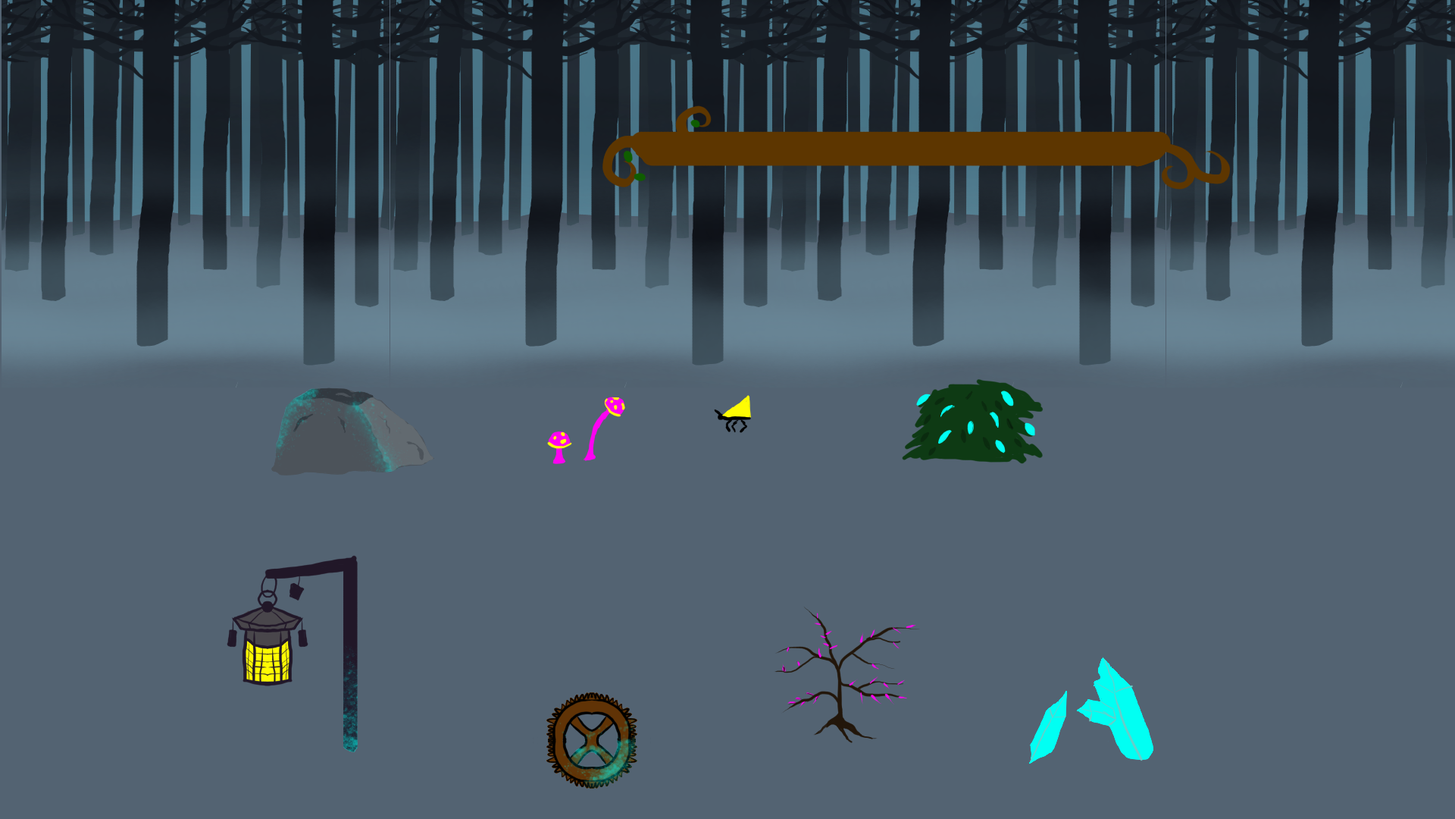
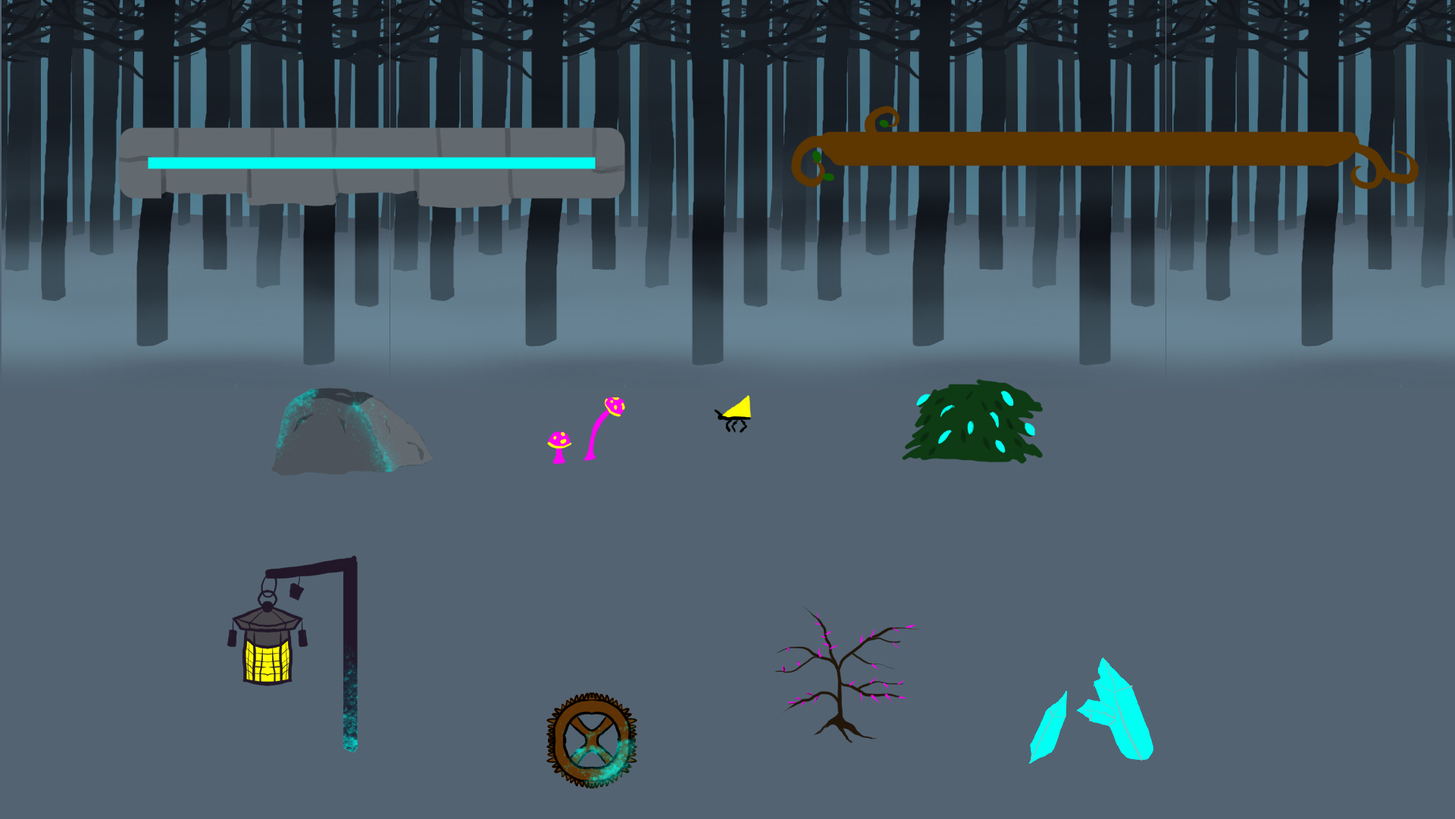
Layered file, before and after one edit (1455 × 819). Changes by layer:
added layer "Sombras" above "Plataforma" over <box>118,127,631,209</box>
painted on "Plataforma" over <box>118,105,1419,209</box>
"Neon": opacity 73% → 100%, painted on it over <box>118,105,705,789</box>
painted on "Engrenagem" over <box>559,718,638,789</box>
painted on "Lampada" over <box>270,645,358,752</box>
painted on "Copy of ForestNightHor.png" (1st of 3) over <box>1165,131,1419,190</box>
painted on "Copy of ForestNightHor.png" (2nd of 3) over <box>776,105,1213,190</box>
painted on "Copy of ForestNightHor.png" (3rd of 3) over <box>388,105,826,209</box>
painted on "ForestNightHor.png" over <box>118,127,437,207</box>
painted on "Background" over <box>118,105,1419,789</box>
